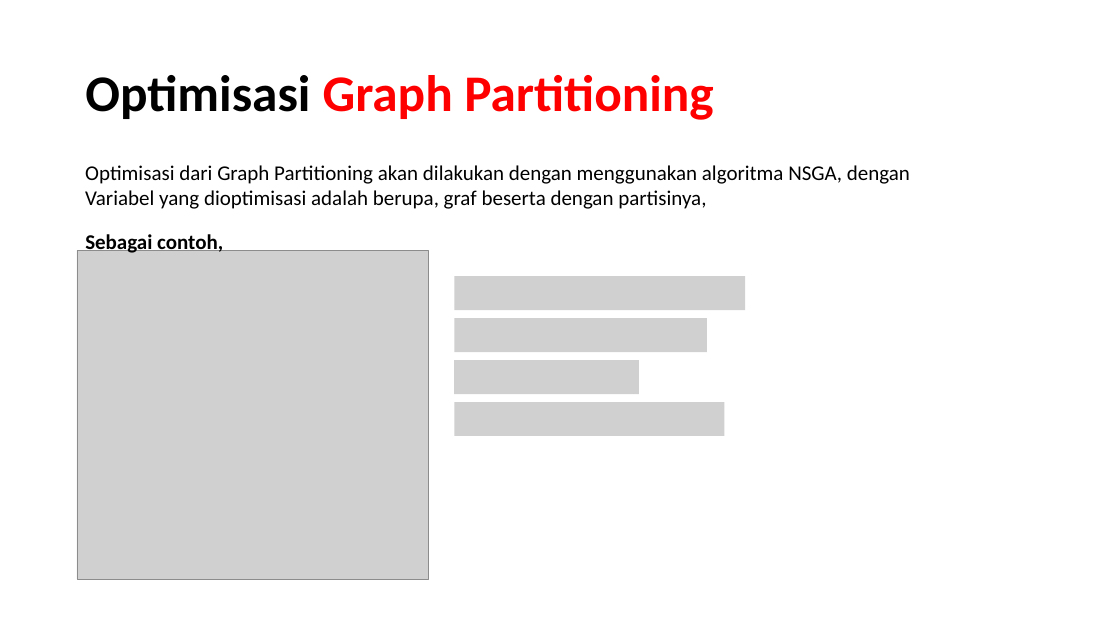
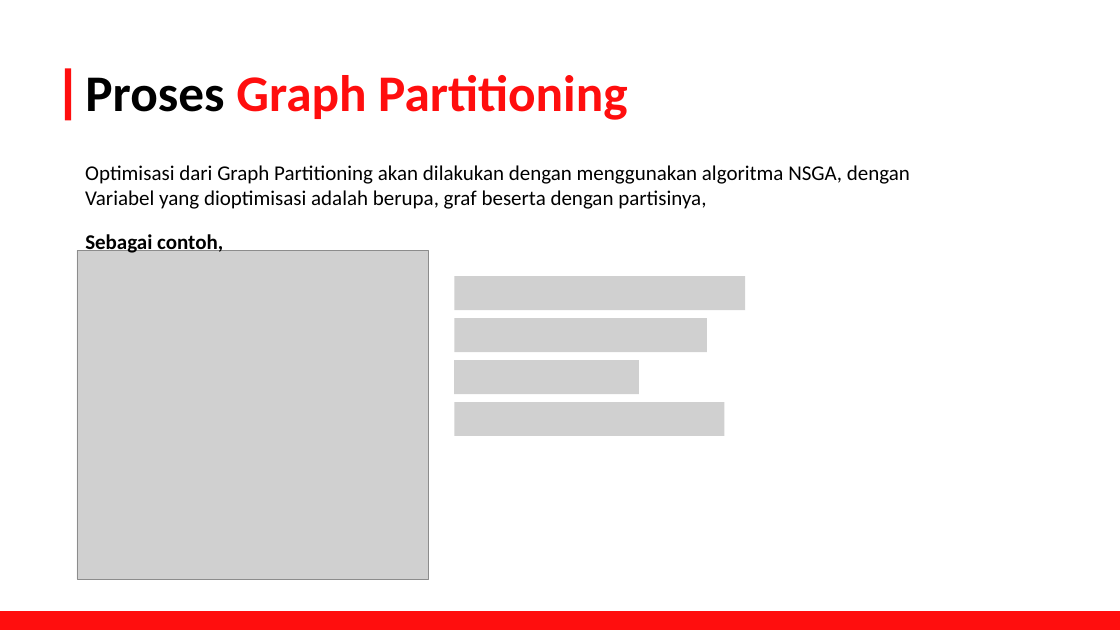
Before and after one commit to FelixFern/Graph-Partitioning-Optimization, a slide deck: slide 34 of documents/Graph Partitioning.pptx (slide 9 before the commit). Drawn at 1120x630 pixels with LibreOffice and Linux fonts; fonts in the diff are those of the drawing; grey boxes stand for pictures. Boxes give left, top, right and bottom in pixels: in the first picture for what was removed or moved away, otherwise in the second. Text is boxed around its words. In the diff, an @@ line names an element or a change of style, - is before the commit and + after.

```diff
--- a/documents/Graph Partitioning.pptx
+++ b/documents/Graph Partitioning.pptx
@@ rectangle added at (65,68,71,120), fill #FF0E0E @@
@@ title at (85,75,627,120): text changed; text colour #FF0000 to #FF0E0E @@
-Optimisasi Graph Partitioning
+Proses Graph Partitioning
@@ rectangle added at (0,612,1120,630), fill #FF0E0E @@
```
Also in this commit, not shown: 8 other slides changed, 32 slides added, 3 slides removed, 21 other files.
